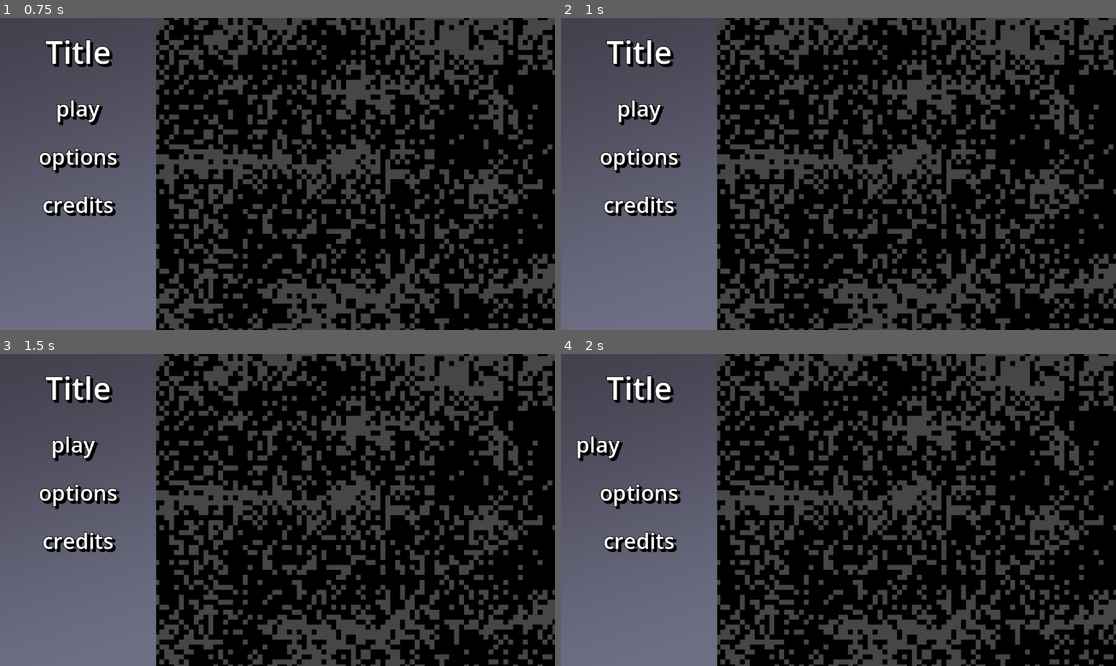
Above: before the commit, frames 1-4 (two rows, left to right).
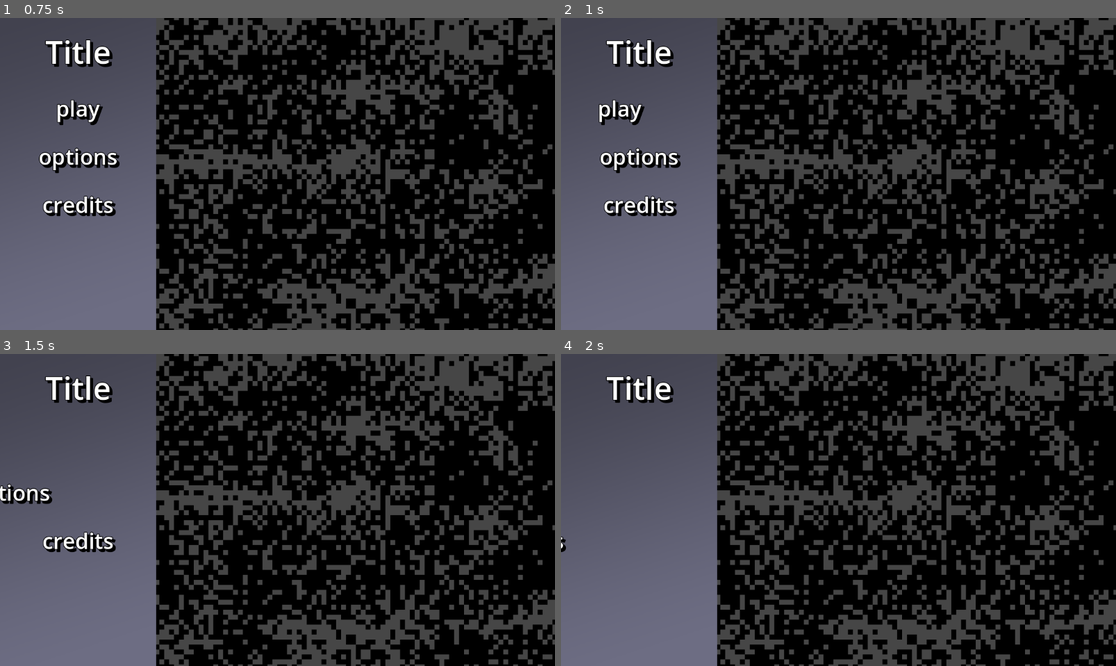
Above: after the commit, the same moments.

Repository: CodeCrow24/GWJ73_project
Game: Godot game, scene res://scenes/title_screen.tscn
The game is run twice, just before and just after one commit, with the same random seed, the same clock (stepped at 60 frames per second) and the same inputs.
Inputs (mouse positions are in pixels of both pictures, inside the frame that each line leads up to):
- Up to frame 1 (0.75 s): tap Enter at 0.5 s; move the mouse to (77, 111) at 0.52 s; click (77, 111) at 0.6 s
- Up to frame 2 (1 s): no input
- Up to frame 3 (1.5 s): move the mouse to (166, 525) at 1.27 s; click (166, 525) at 1.35 s
- Up to frame 4 (2 s): no input

Frame 1 is identical in both runs. In frame 2, 0.5% of the frame differs, in the area x 6-19%, y 26-35%; in frame 3, 1.3%; in frame 4, 1.7%, in the area x 0-22%, y 26-64%.

Commit message:
Added functionality to all buttons

Diff:
--- a/scenes/title_text.tscn
+++ b/scenes/title_text.tscn
@@ -64,6 +64,13 @@
 horizontal_alignment = 1
 vertical_alignment = 1
 
+[node name="opt_area" type="Area2D" parent="Options_Button"]
+
+[node name="area_shape" type="CollisionShape2D" parent="Options_Button/opt_area"]
+position = Vector2(162, 45)
+scale = Vector2(10, 3)
+shape = SubResource("RectangleShape2D_tq5rw")
+
 [node name="Credits_Button" type="Label" parent="."]
 offset_left = -324.0
 offset_top = 350.0
@@ -80,5 +87,16 @@
 horizontal_alignment = 1
 vertical_alignment = 1
 
+[node name="cred_area" type="Area2D" parent="Credits_Button"]
+
+[node name="area_shape" type="CollisionShape2D" parent="Credits_Button/cred_area"]
+position = Vector2(162, 45)
+scale = Vector2(8, 3)
+shape = SubResource("RectangleShape2D_tq5rw")
+
 [connection signal="mouse_entered" from="Play_Button/play_area" to="." method="_on_play_mouse_entered"]
 [connection signal="mouse_exited" from="Play_Button/play_area" to="." method="_on_play_mouse_exited"]
+[connection signal="mouse_entered" from="Options_Button/opt_area" to="." method="_on_opt_mouse_entered"]
+[connection signal="mouse_exited" from="Options_Button/opt_area" to="." method="_on_opt_mouse_exited"]
+[connection signal="mouse_entered" from="Credits_Button/cred_area" to="." method="_on_cred_mouse_entered"]
+[connection signal="mouse_exited" from="Credits_Button/cred_area" to="." method="_on_cred_mouse_exited"]
--- a/scripts/title_text.gd
+++ b/scripts/title_text.gd
@@ -32,15 +32,15 @@
 
 
 	if index <= 3 and showTitle != titleVis:
-		index += 0.02
+		index += 0.05
 
 	if !showTitle and titleVis:
 		if index >= 1:
-			PlaySpeed = -150
+			PlaySpeed = -600
 		if index >= 2:
-			OptSpeed = -150
+			OptSpeed = -600
 		if index >= 3:
-			CredSpeed = -150
+			CredSpeed = -600
 
 	$Play_Button.position.x += PlaySpeed * deltaTime
 	$Options_Button.position.x += OptSpeed * deltaTime
@@ -59,14 +59,28 @@
 
 func _on_play_mouse_entered():
 	mouseOnPlay = true
-	print(mouseOnPlay)
 
 
 func _on_play_mouse_exited():
 	mouseOnPlay = false
-	print(mouseOnPlay)
+
+
+func _on_opt_mouse_entered():
+	mouseOnOpt = true
+
+
+func _on_opt_mouse_exited():
+	mouseOnOpt = false
+
+
+func _on_cred_mouse_entered():
+	mouseOnCred = true
+
+
+func _on_cred_mouse_exited():
+	mouseOnCred = false
 
 
 func _input(_event):
-	if Input.is_action_just_pressed("mouse_left") and mouseOnPlay:
+	if Input.is_action_just_pressed("mouse_left") and (mouseOnPlay or mouseOnCred or mouseOnOpt):
 		showTitle = false
